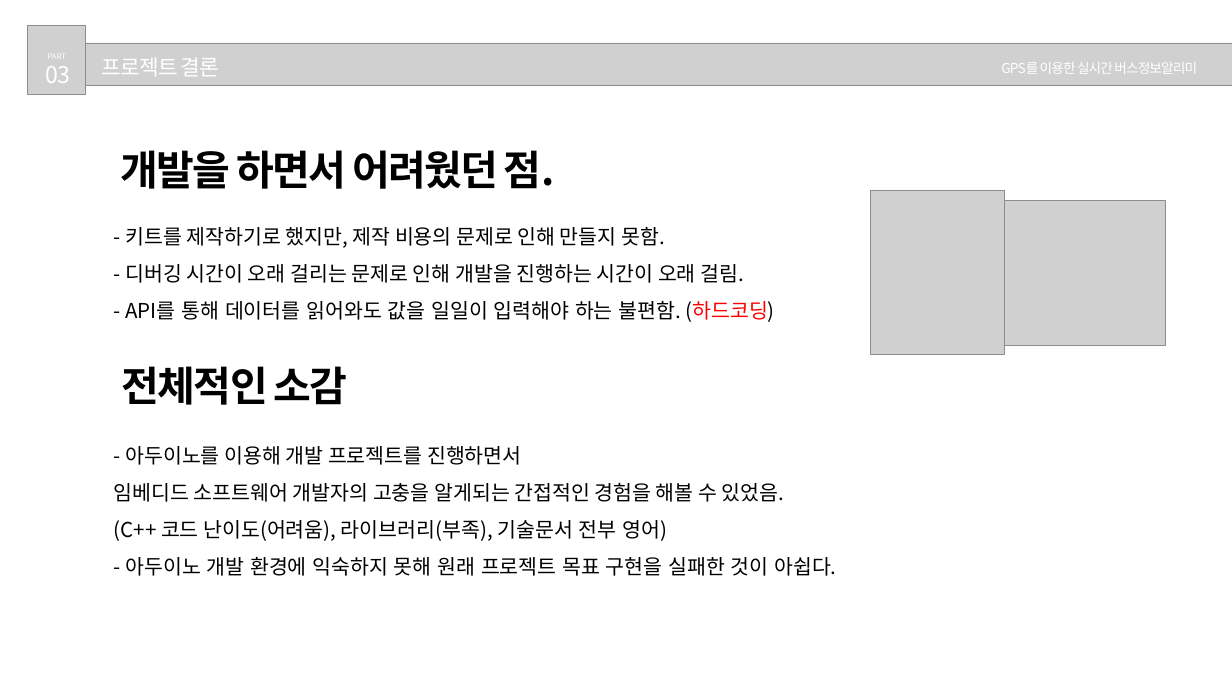
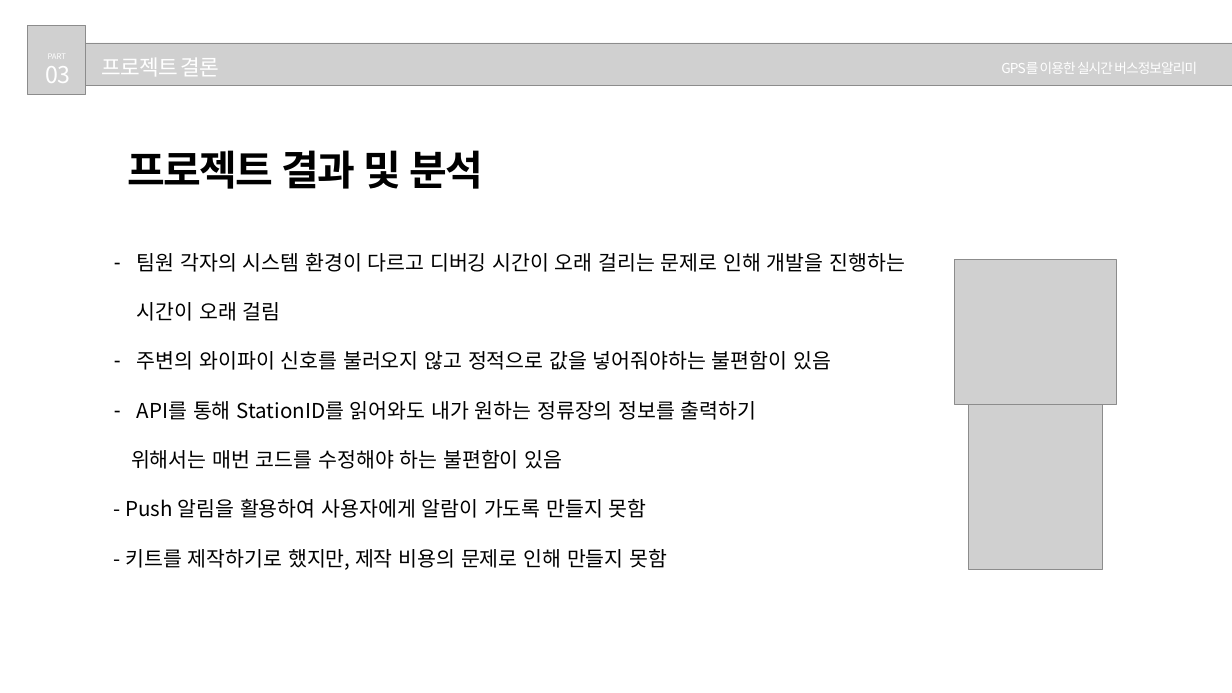
Before and after one commit to Hwan0808/Capstone_Project, a slide deck: slide 9 of 종합프로젝트설계_발표자료.pptx (slide 10 before the commit). Drawn at 1232x693 pixels with LibreOffice and Linux fonts; fonts in the diff are those of the drawing; grey boxes stand for pictures. Boxes give left, top, right and bottom in pixels: in the first picture for what was removed or moved away, otherwise in the second. Text is boxed around its words. In the diff, an @@ line names an element or a change of style, - is before the commit and + after.

```diff
--- a/종합프로젝트설계_발표자료.pptx
+++ b/종합프로젝트설계_발표자료.pptx
@@ text at (x1=128, y1=150, x2=483, y2=189): text changed @@
-개발을 하면서 어려웠던 점.
+프로젝트 결과 및 분석
@@ text at (x1=125, y1=253, x2=905, y2=570): text changed @@
-- 키트를 제작하기로 했지만, 제작 비용의 문제로 인해 만들지 못함.
-- 디버깅 시간이 오래 걸리는 문제로 인해 개발을 진행하는 시간이 오래 걸림.
-- API를 통해 데이터를 읽어와도 값을 일일이 입력해야 하는 불편함. (하드코딩)
+– 팀원 각자의 시스템 환경이 다르고 디버깅 시간이 오래 걸리는 문제로 인해 개발을 진행하는 시간이 오래 걸림
+– 주변의 와이파이 신호를 불러오지 않고 정적으로 값을 넣어줘야하는 불편함이 있음
+– API를 통해 StationID를 읽어와도 내가 원하는 정류장의 정보를 출력하기
+위해서는 매번 코드를 수정해야 하는 불편함이 있음
+- Push 알림을 활용하여 사용자에게 알람이 가도록 만들지 못함
+- 키트를 제작하기로 했지만, 제작 비용의 문제로 인해 만들지 못함
@@ picture moved from (x1=1004, y1=200, x2=1165, y2=346) to (x1=955, y1=259, x2=1116, y2=405) @@
@@ text removed at (x1=122, y1=366, x2=348, y2=405) @@
-전체적인 소감
@@ picture moved from (x1=870, y1=190, x2=1004, y2=355) to (x1=968, y1=405, x2=1102, y2=569) @@
@@ text removed at (x1=114, y1=446, x2=836, y2=576) @@
-- 아두이노를 이용해 개발 프로젝트를 진행하면서
-임베디드 소프트웨어 개발자의 고충을 알게되는 간접적인 경험을 해볼 수 있었음.
-(C++ 코드 난이도(어려움), 라이브러리(부족), 기술문서 전부 영어)
-- 아두이노 개발 환경에 익숙하지 못해 원래 프로젝트 목표 구현을 실패한 것이 아쉽다.
```
Also in this commit, not shown: 6 other slides changed, 3 slides removed.
